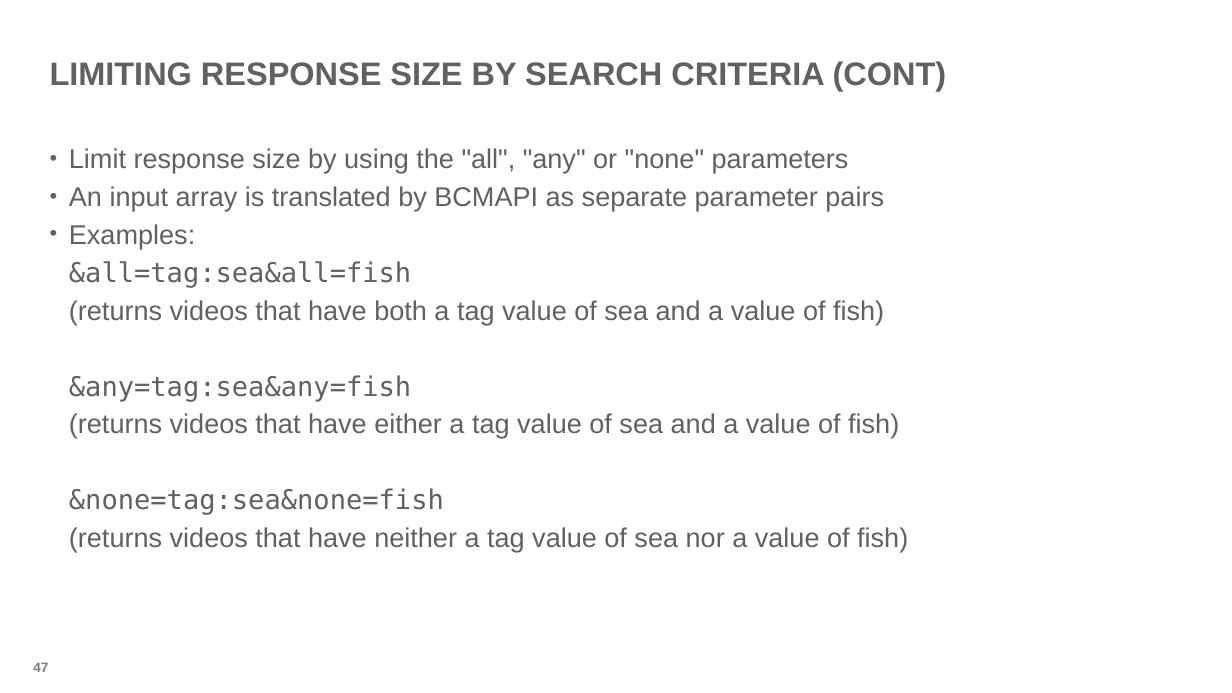
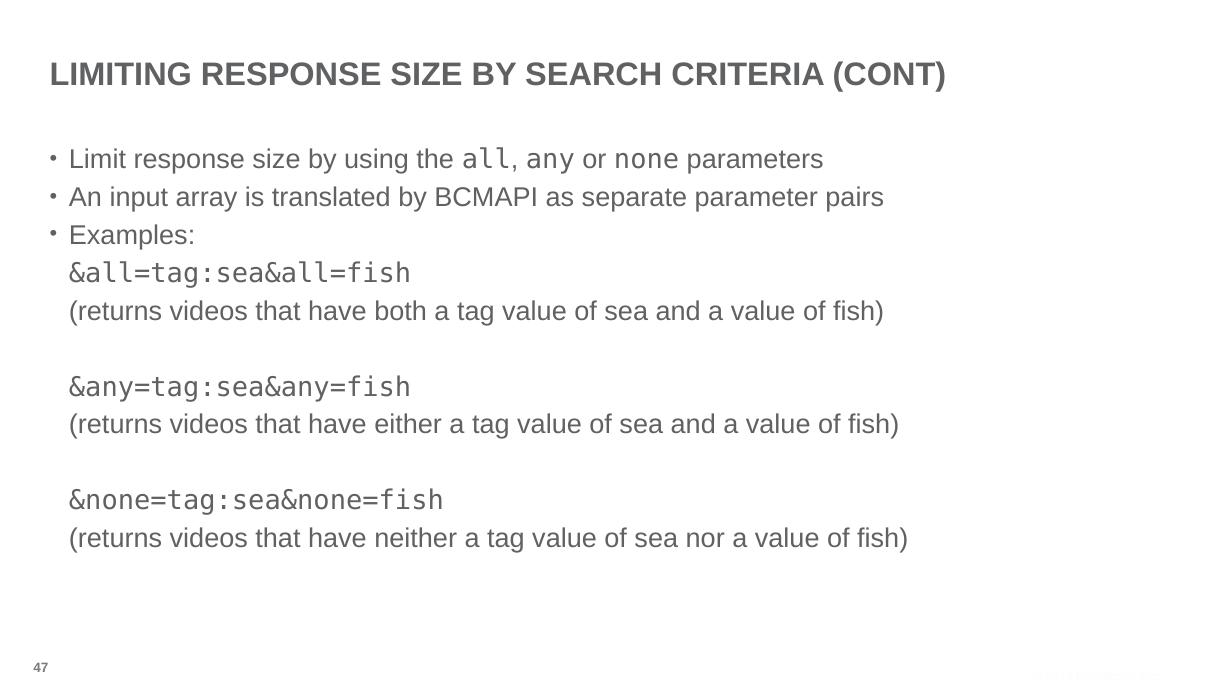
Before and after one commit to BrightcoveLearning/VideoCloudMediaAPI, a slide deck: slide 47 of Slides/developing-media-api-17Dec2013.pptx. Drawn at 1232x693 pixels with LibreOffice and Linux fonts; fonts in the diff are those of the drawing; background and template pictures are left out. Boxes give left, top, right and bottom in pixels: in the first picture for what was removed or moved away, otherwise in the second. Text is boxed around its words. In the diff, an @@ line names an element or a change of style, - is before the commit and + after.

Commit message:
Word change

```diff
--- a/Slides/developing-media-api-17Dec2013.pptx
+++ b/Slides/developing-media-api-17Dec2013.pptx
@@ text at <box>69,147,824,173</box>: text changed @@
-• Limit response size by using the "all", "any" or "none" parameters
+• Limit response size by using the all, any or none parameters
```
